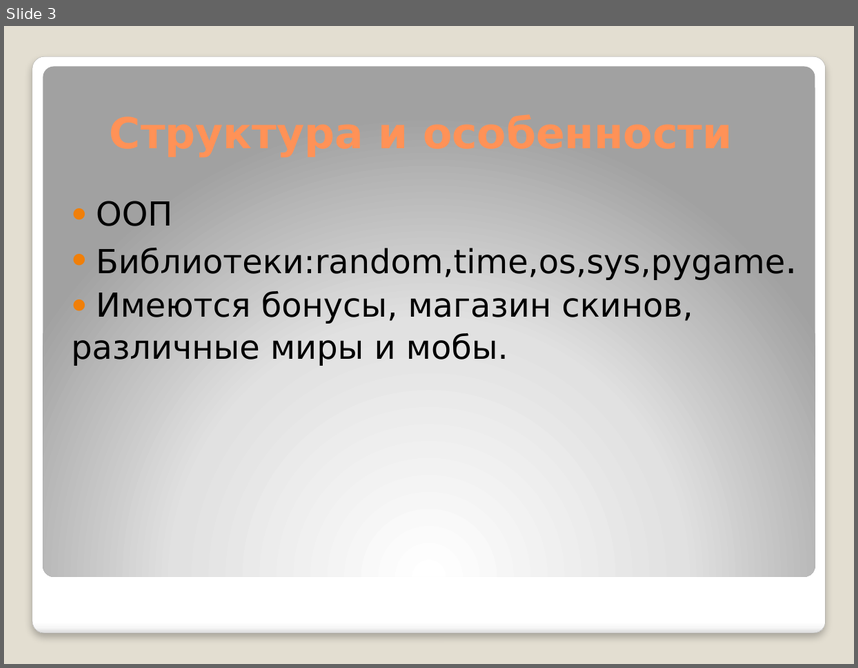
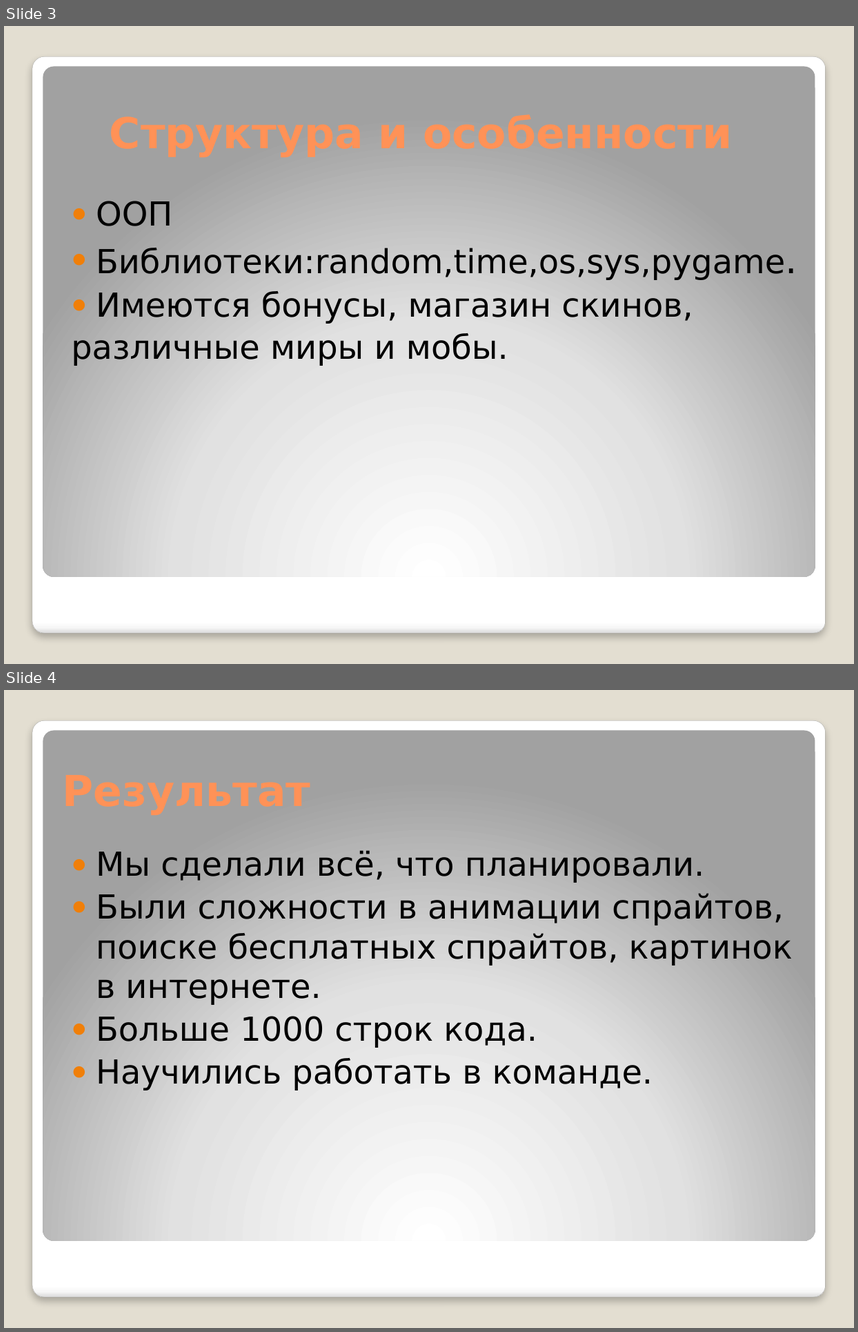
Before and after one commit to MrSmIlEyar/SpaceBattle, a slide deck: Space Battle.pptx. Shown one above the other, each under a label of ours: slide 3 before the commit, slides 3 and 4 after it. The pictures are 858x668 and 858x1332 pixels, drawn with LibreOffice and Linux fonts; fonts in the diff are those of the drawing. Boxes give left, top, right and bottom in pixels: in the first picture for what was removed or moved away, otherwise in the second. Text is boxed around its words. In the diff, an @@ line names an element or a change of style, - is before the commit and + after.

```diff
--- a/Space Battle.pptx
+++ b/Space Battle.pptx
@@ slide 4 added at [4, 690, 854, 1328], background #E3DED1; not listed: 2 template elements that a slide beside it also shows @@
@@ text added at [96, 850, 793, 1090], 28 pt, text #000000 @@
+● Мы сделали всё, что планировали.
+● Были сложности в анимации спрайтов, поиске бесплатных спрайтов, картинок в интернете.
+● Больше 1000 строк кода.
+● Научились работать в команде.
```
Also in this commit, not shown: 1 slide changed, 1 slide removed.
